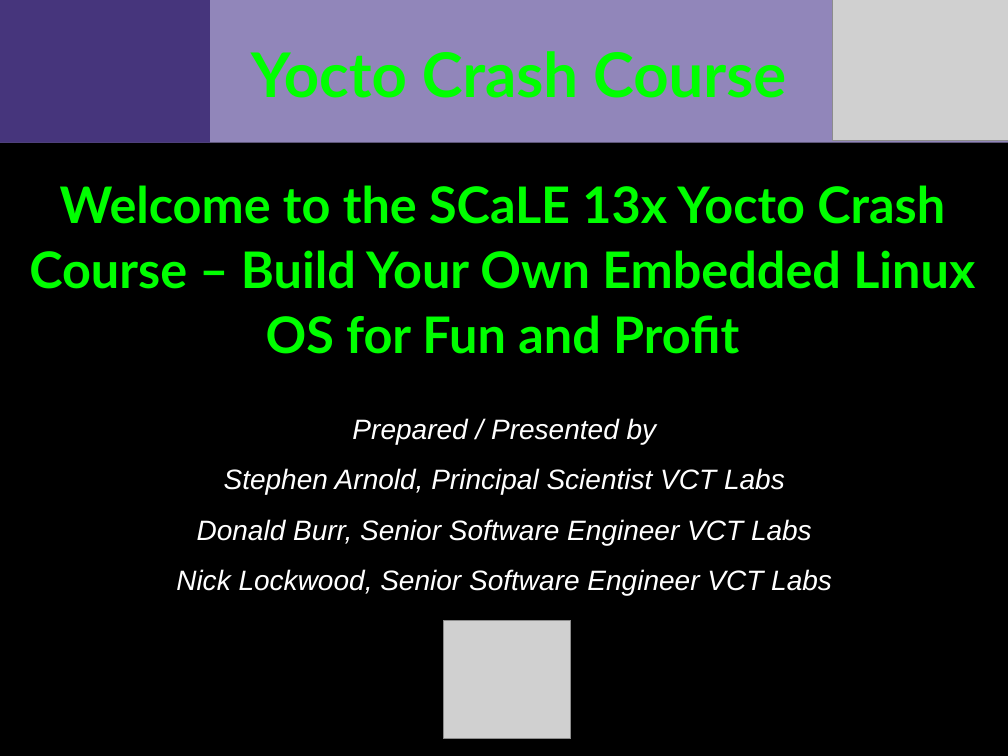
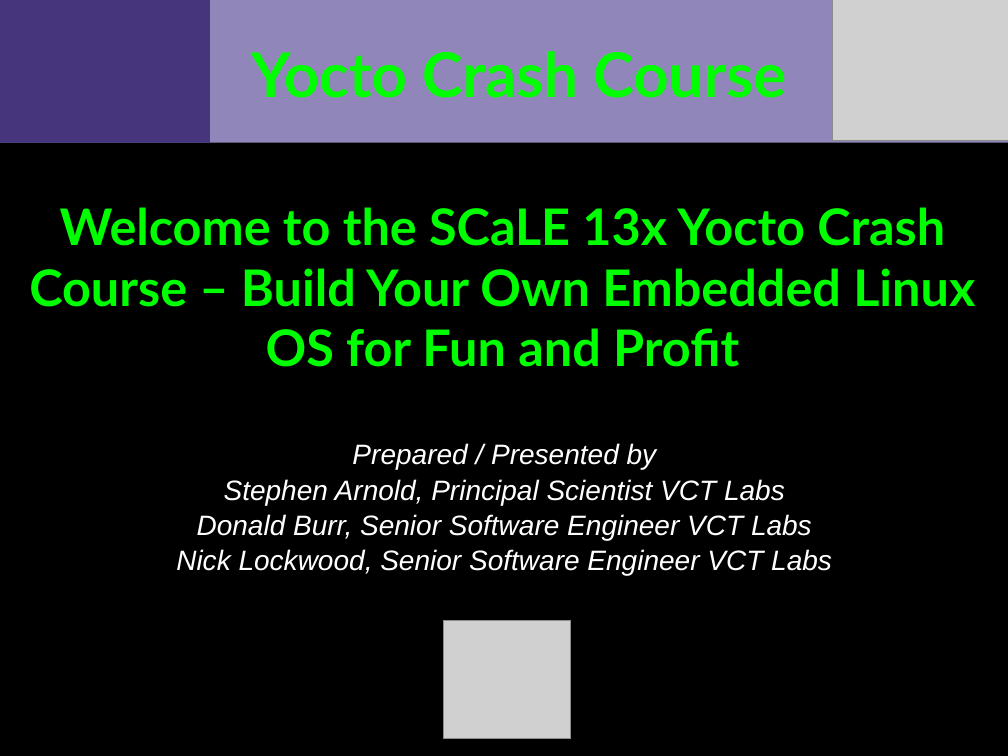
Before and after one commit to VCTLabs/scale13x-presentations, a slide deck: slide 1 of crash-course/yocto_scale_handout.odp. Drawn at 1008x756 pixels with LibreOffice and Linux fonts; fonts in the diff are those of the drawing; grey boxes stand for pictures; background and template pictures are left out. Boxes give left, top, right and bottom in pixels: in the first picture for what was removed or moved away, otherwise in the second. Text is boxed around its words. In the diff, an @@ line names an element or a change of style, - is before the commit and + after.

```diff
--- a/crash-course/yocto_scale_handout.odp
+++ b/crash-course/yocto_scale_handout.odp
@@ title "Welcome to the SCaLE 13x ...": place and size @@
-title "Welcome to the SCaLE 13x ..." at (29, 185, 975, 354)
+title "Welcome to the SCaLE 13x ..." at (29, 207, 975, 367)
@@ title "Welcome to the SCaLE 13x ..." at (29, 207, 975, 367): line spacing 1.07 to 1 @@
@@ subtitle "Prepared / Presented by": place and size @@
-subtitle "Prepared / Presented by" at (176, 418, 832, 595)
+subtitle "Prepared / Presented by" at (176, 443, 832, 576)
@@ subtitle "Prepared / Presented by" at (176, 443, 832, 576): line spacing 28pt to 17.3pt @@
```
Also in this commit, not shown: 3 other files.
